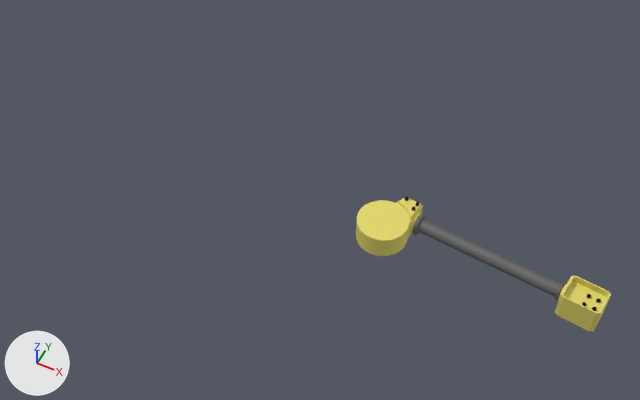
The Blender file resources/blender/game_objects.blend: old version first, new version second.
Both versions are drawn from a 50 mm camera at (17.68, -16.33, 20.26) aimed at (9.79, -0.55, 0.53). Lighting does not change. The marker at lower left points along +X, +Y and +Z.
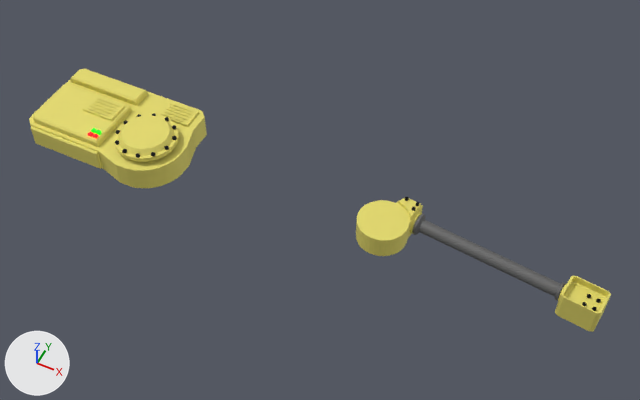
What differs and where, as boxes (x1, y1, x2, y2) in the pictures (640 x 400 px):
'Plane.009', shown (yellow)
    after: (29, 69, 207, 188)
'Plane.013', shown (yellow)
    after: (114, 114, 179, 162)
'Plane.015', shown (yellow)
    after: (82, 95, 125, 121)
'Plane.014', shown (yellow)
    after: (157, 101, 199, 127)
'Cylinder.022', shown
    after: (115, 113, 177, 158)
'Cube.017', shown
    after: (88, 128, 102, 138)

The change, as a list of edits to the scene's bpy script:
```text
Change ob_cube_017:
    remove ob_cube_017.hide_set(True)  # its collection is switched off
Change ob_cylinder_022:
    remove ob_cylinder_022.hide_set(True)  # its collection is switched off
Change ob_plane_009:
    remove ob_plane_009.hide_set(True)  # its collection is switched off
Change ob_plane_013:
    remove ob_plane_013.hide_set(True)  # its collection is switched off
Change ob_plane_014:
    remove ob_plane_014.hide_set(True)  # its collection is switched off
Change ob_plane_015:
    remove ob_plane_015.hide_set(True)  # its collection is switched off
```
